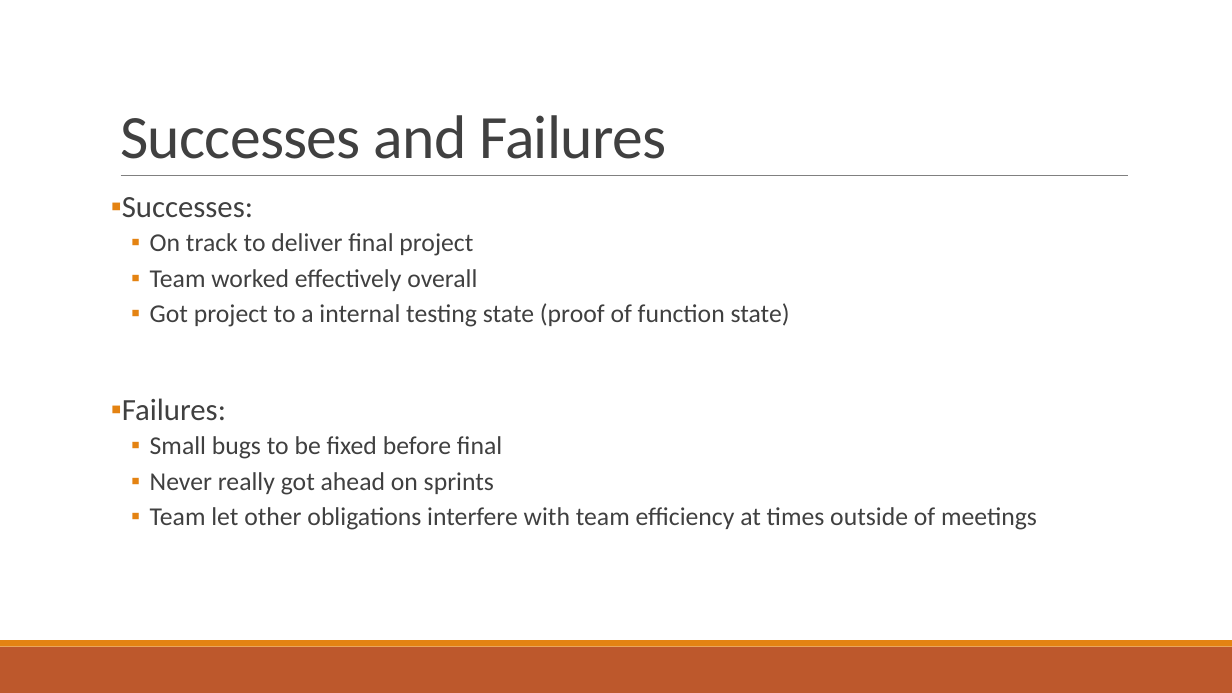
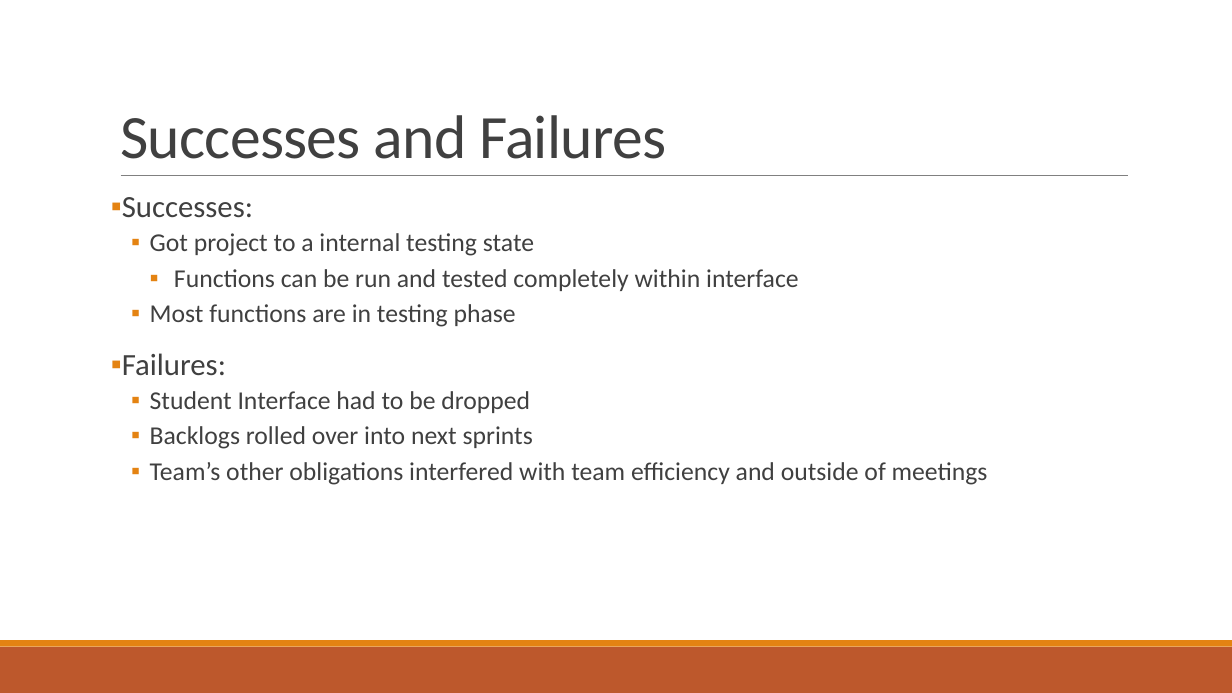
Before and after one commit to SDSMT-CSC464-F15/dancesoft, a slide deck: slide 12 of Sprint 5/DanceSoft powerpoint sprint 5.pptx. Drawn at 1232x693 pixels with LibreOffice and Linux fonts; fonts in the diff are those of the drawing. Boxes give left, top, right and bottom in pixels: in the first picture for what was removed or moved away, otherwise in the second. Text is boxed around its words. In the diff, an @@ line names an element or a change of style, - is before the commit and + after.

```diff
--- a/Sprint 5/DanceSoft powerpoint sprint 5.pptx
+++ b/Sprint 5/DanceSoft powerpoint sprint 5.pptx
@@ text at (150, 233, 799, 327): text changed @@
-  ▪ On track to deliver final project
-  ▪ Team worked effectively overall
-  ▪ Got project to a internal testing state (proof of function state)
+  ▪ Got project to a internal testing state
+    ▪ Functions can be run and tested completely within interface
+  ▪ Most functions are in testing phase
@@ text at (150, 391, 988, 485): text changed @@
-  ▪ Small bugs to be fixed before final
-  ▪ Never really got ahead on sprints
-  ▪ Team let other obligations interfere with team efficiency at times outside of meetings
+  ▪ Student Interface had to be dropped
+  ▪ Backlogs rolled over into next sprints
+  ▪ Team’s other obligations interfered with team efficiency and outside of meetings
```
Also in this commit, not shown: 7 other slides changed, 6 other files.
